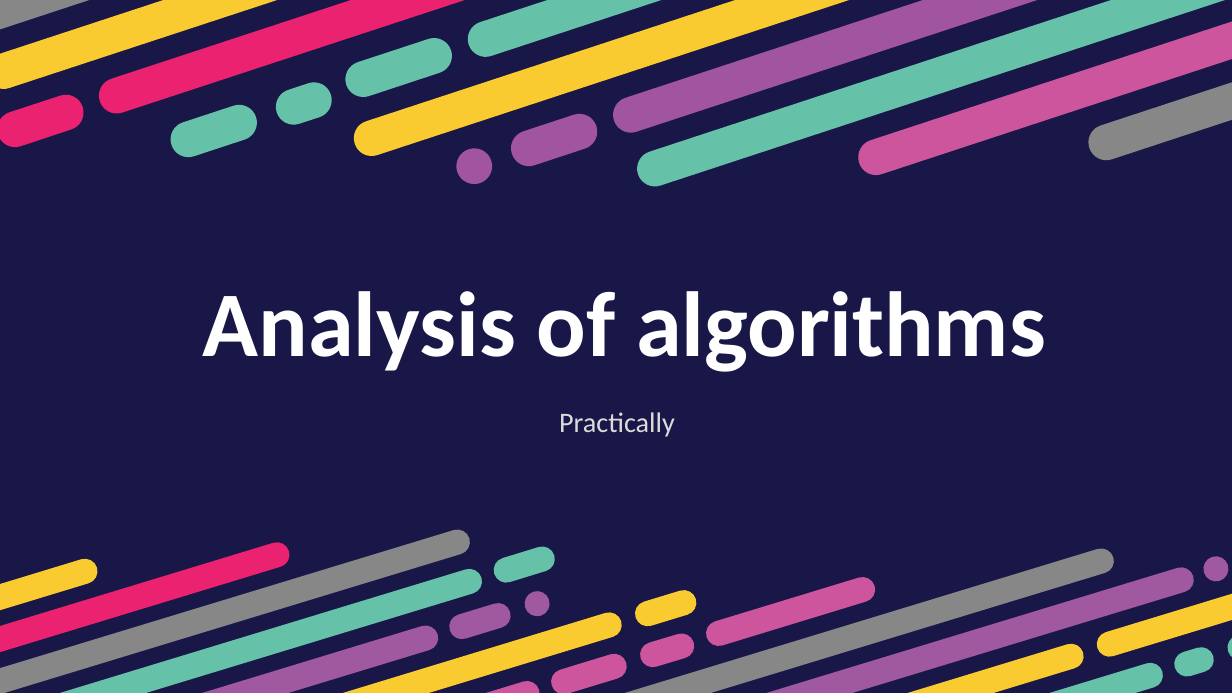
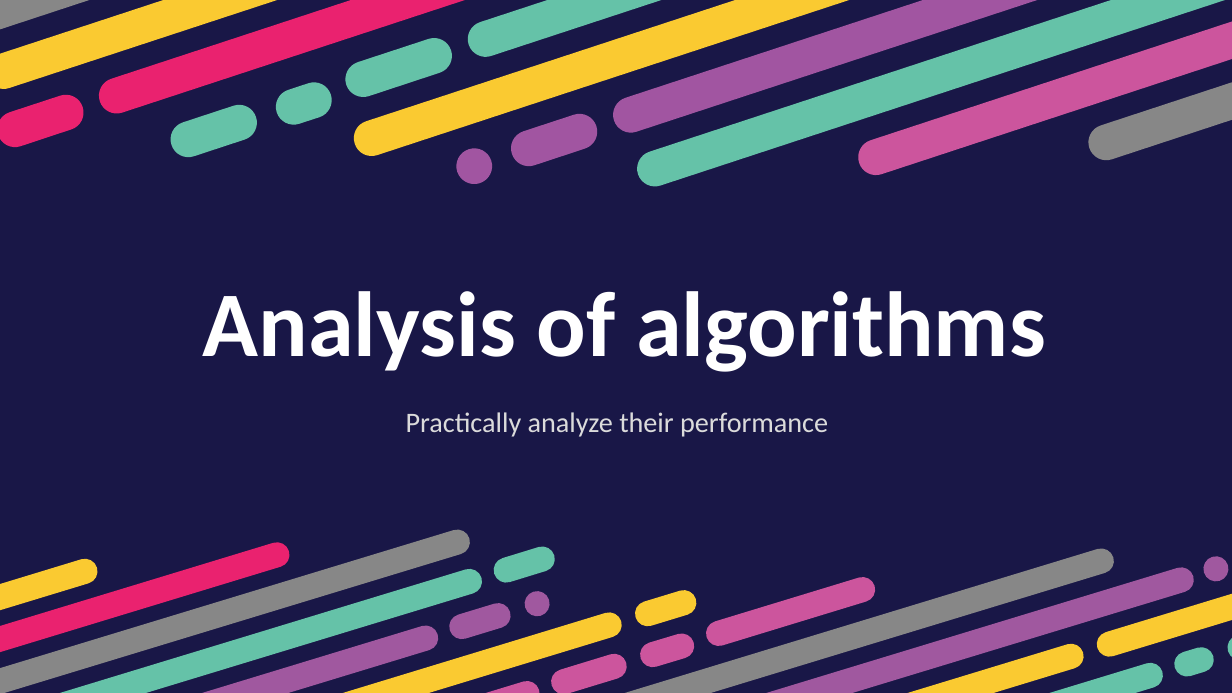
Before and after one commit to htnminh/optimization-project, a slide deck: slide 33 of presentation/General 2D Bin Packing Problem.pptx. Drawn at 1232x693 pixels with LibreOffice and Linux fonts; fonts in the diff are those of the drawing. Boxes give left, top, right and bottom in pixels: in the first picture for what was removed or moved away, otherwise in the second. Text is boxed around its words. In the diff, an @@ line names an element or a change of style, - is before the commit and + after.

```diff
--- a/presentation/General 2D Bin Packing Problem.pptx
+++ b/presentation/General 2D Bin Packing Problem.pptx
@@ text at [406,412,828,437]: text changed @@
-Practically
+Practically analyze their performance
```
Also in this commit, not shown: 2 other slides changed, 2 slides added, 1 other file.
